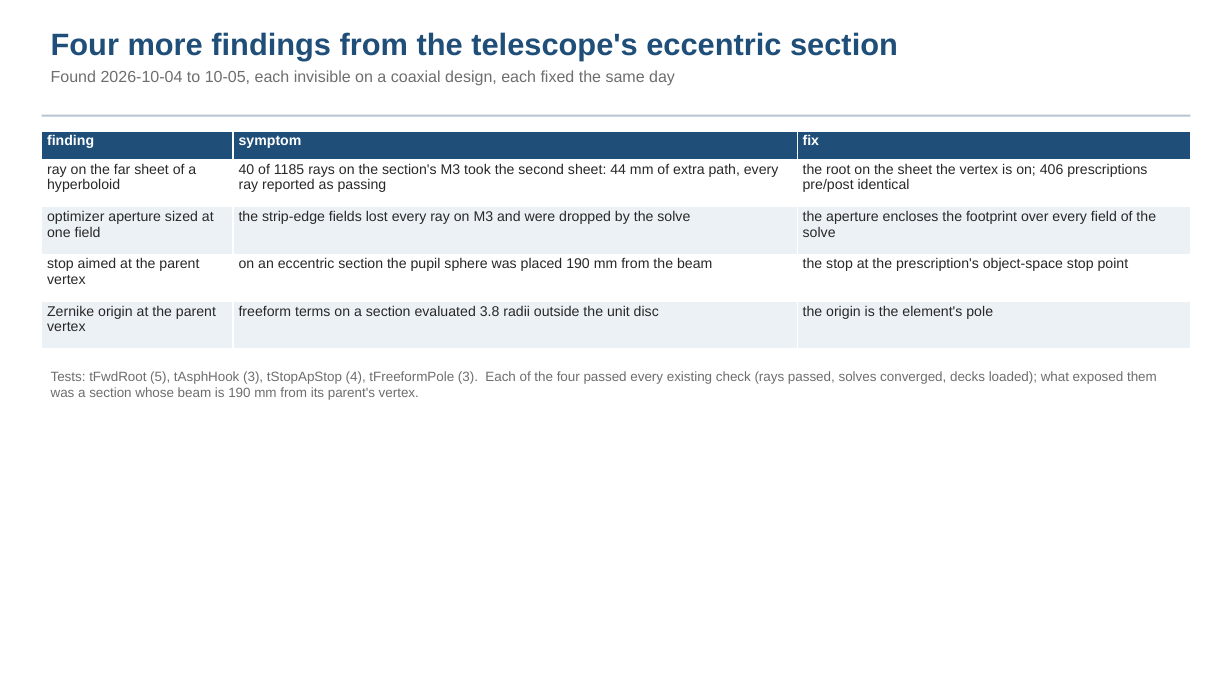
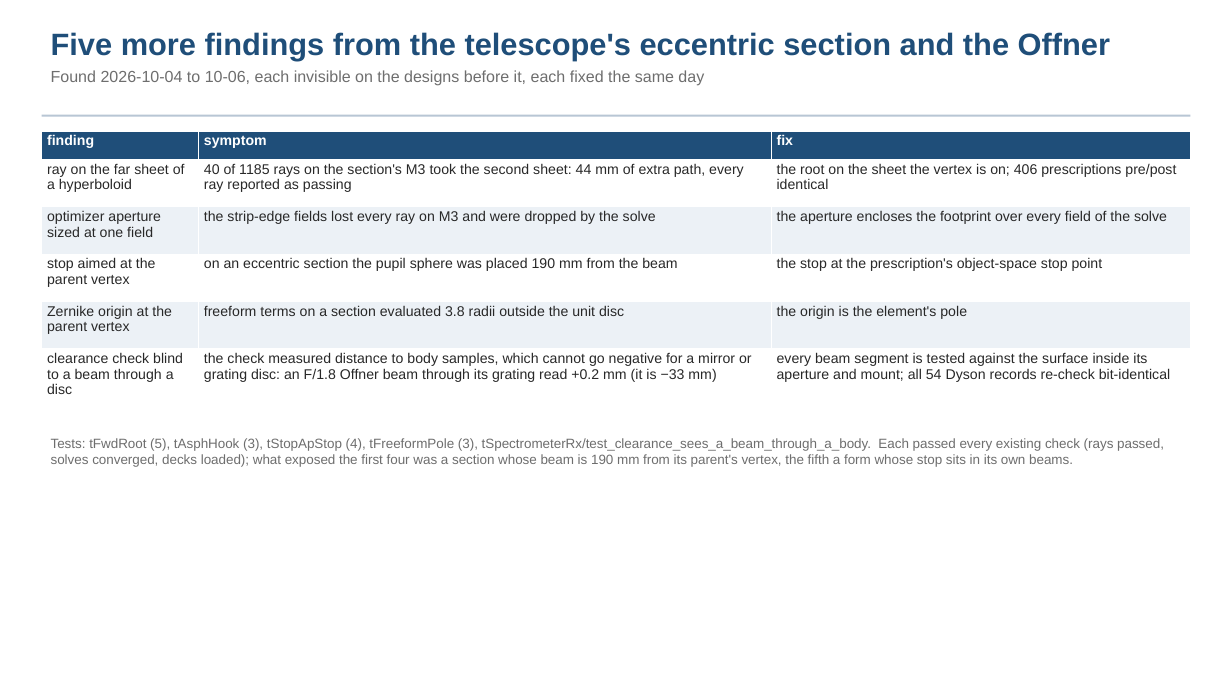
Before and after one commit to nasa-jpl/macos, a slide deck: slide 23 of demo_session/deck_dyson_record.pptx. Drawn at 1232x693 pixels with LibreOffice and Linux fonts; fonts in the diff are those of the drawing. Boxes give left, top, right and bottom in pixels: in the first picture for what was removed or moved away, otherwise in the second. Text is boxed around its words. In the diff, an @@ line names an element or a change of style, - is before the commit and + after.

```diff
--- a/demo_session/deck_dyson_record.pptx
+++ b/demo_session/deck_dyson_record.pptx
@@ text at (x1=51, y1=32, x2=1110, y2=86): text changed @@
-Four more findings from the telescope's eccentric section
-Found 2026-10-04 to 10-05, each invisible on a coaxial design, each fixed the same day
+Five more findings from the telescope's eccentric section and the Offner
+Found 2026-10-04 to 10-06, each invisible on the designs before it, each fixed the same day
@@ table at (x1=42, y1=131, x2=1191, y2=416) @@
+row 6: clearance check blind to a beam through a disc | the check measured distance to body samples, which cannot go negative for a mirror or grating disc: an F/1.8 Offner beam through its grating read +0.2 mm (it is −33 mm) | every beam segment is tested against the surface inside its aperture and mount; all 54 Dyson records re-check bit-identical
@@ text at (x1=51, y1=438, x2=1164, y2=467): text changed @@
-Tests: tFwdRoot (5), tAsphHook (3), tStopApStop (4), tFreeformPole (3). Each of the four passed every existing check (rays passed, solves converged, decks loaded); what exposed them was a section whose beam is 190 mm from its parent's vertex.
+Tests: tFwdRoot (5), tAsphHook (3), tStopApStop (4), tFreeformPole (3), tSpectrometerRx/test_clearance_sees_a_beam_through_a_body. Each passed every existing check (rays passed, solves converged, decks loaded); what exposed the first four was a section whose beam is 190 mm from its parent's vertex, the fifth a form whose stop sits in its own beams.
```
Also in this commit, not shown: 2 other slides changed, 1 other file.
